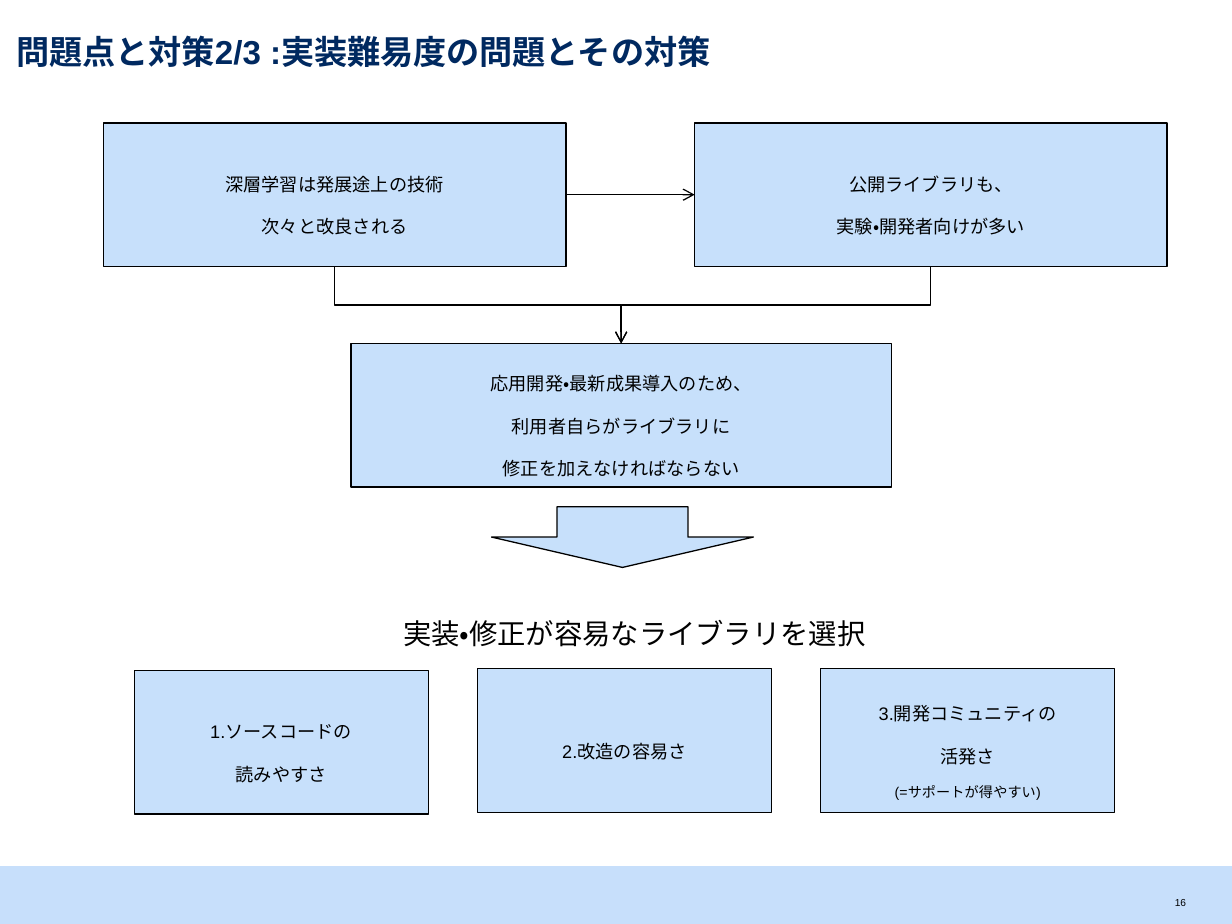
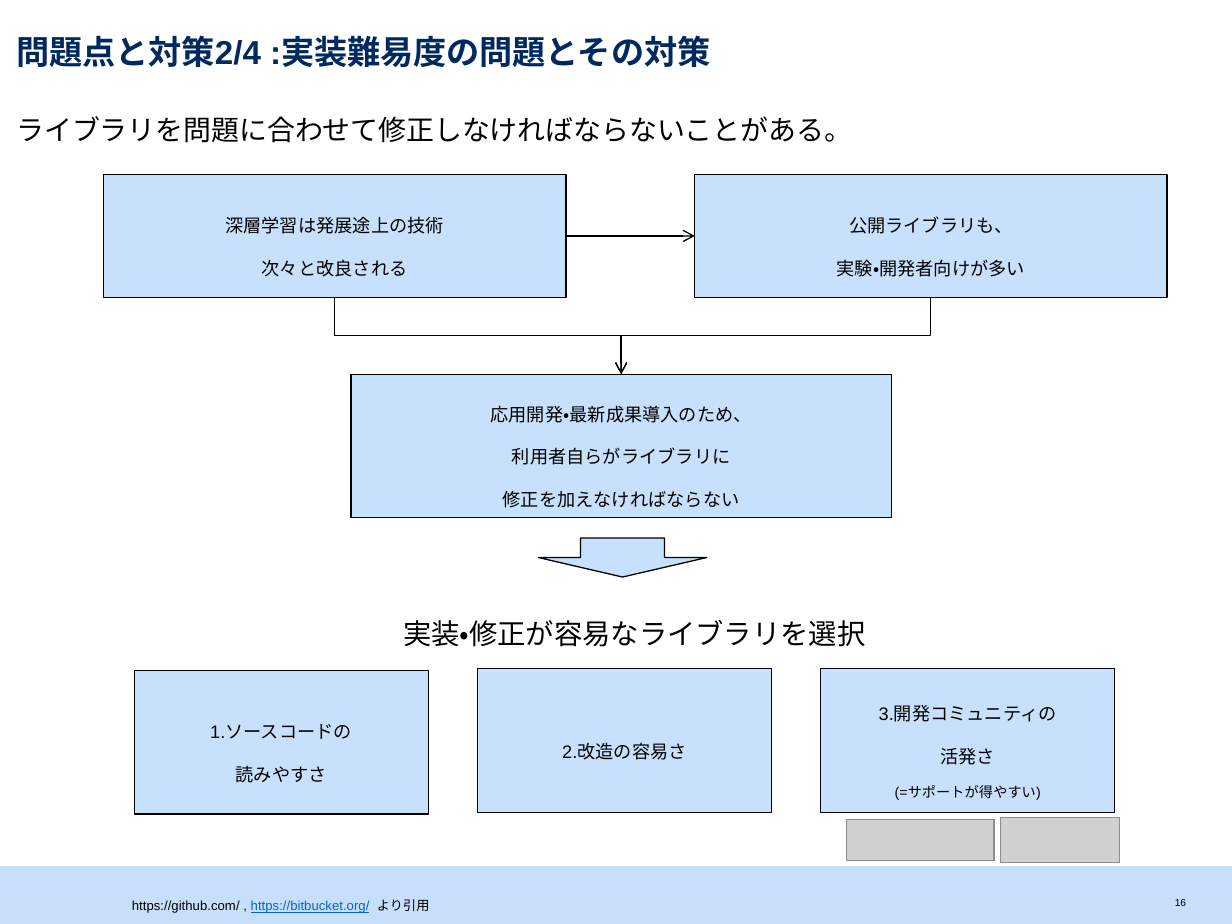
Before and after one commit to srtk/sotsuron, a slide deck: slide 17 of doc/sotsuron_defense/bd.pptx. Drawn at 1232x924 pixels with LibreOffice and Linux fonts; fonts in the diff are those of the drawing; grey boxes stand for pictures. Boxes give left, top, right and bottom in pixels: in the first picture for what was removed or moved away, otherwise in the second. Text is boxed around its words. In the diff, an @@ line names an element or a change of style, - is before the commit and + after.

```diff
--- a/doc/sotsuron_defense/bd.pptx
+++ b/doc/sotsuron_defense/bd.pptx
@@ title at <box>16,35,710,67</box>: text changed @@
-問題点と対策2/3 :実装難易度の問題とその対策
+問題点と対策2/4 :実装難易度の問題とその対策
@@ text added at <box>16,116,852,143</box>, 16 pt, text #000000 @@
+ライブラリを問題に合わせて修正しなければならないことがある。
@@ rectangle "深層学習は発展途上の技術": place and size @@
-rectangle "深層学習は発展途上の技術" at <box>103,123,566,267</box>
+rectangle "深層学習は発展途上の技術" at <box>103,175,566,298</box>
@@ rectangle "公開ライブラリも、": place and size @@
-rectangle "公開ライブラリも、" at <box>695,123,1168,267</box>
+rectangle "公開ライブラリも、" at <box>695,175,1168,298</box>
@@ arrow moved from (566, 195) - (695, 195) to (566, 236) - (695, 236) @@
@@ 2 elbow arrows, 1 rectangle: place and size @@
-2 elbow arrows, 1 rectangle at <box>334,267,930,487</box>
+2 elbow arrows, 1 rectangle at <box>334,298,930,518</box>
@@ down arrow: place and size @@
-down arrow at <box>492,507,753,567</box>
+down arrow at <box>538,538,707,577</box>
@@ picture added at <box>846,820,993,861</box> @@
@@ picture added at <box>1001,817,1119,862</box> @@
@@ text added at <box>132,899,429,913</box>, 13 pt, text #000000 @@
+https://github.com/ , https://bitbucket.org/ より引用
```
Also in this commit, not shown: 13 other slides changed, 4 other files.
